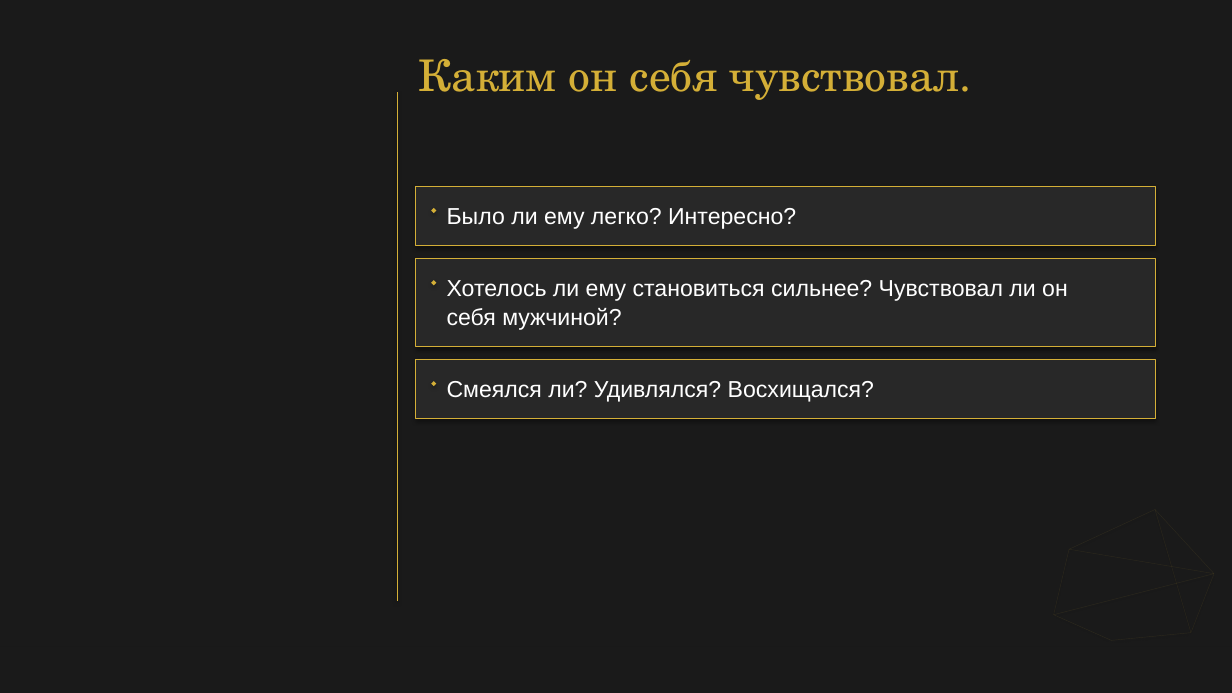
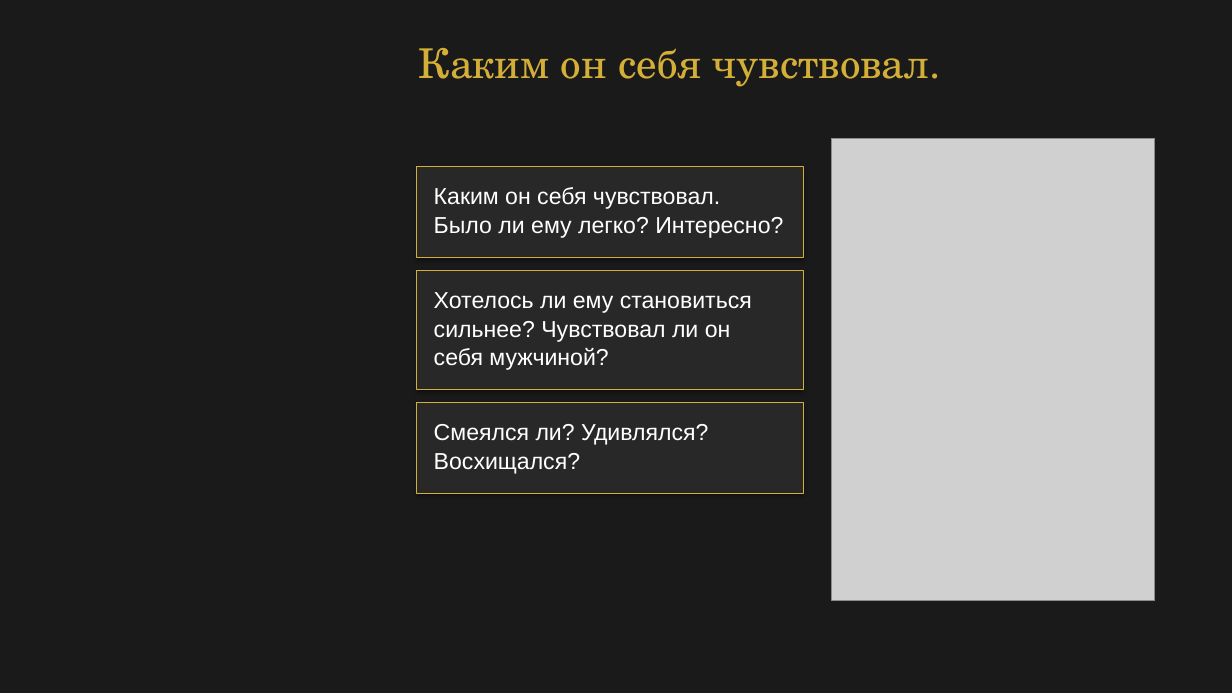
Before and after one commit to babylonofkommod-ai/-, a slide deck: slide 7 of Ваш Кристалл незабываемости.pptx (slide 5 before the commit). Drawn at 1232x693 pixels with LibreOffice and Linux fonts; fonts in the diff are those of the drawing; grey boxes stand for pictures. Boxes give left, top, right and bottom in pixels: in the first picture for what was removed or moved away, otherwise in the second. Text is boxed around its words. In the diff, an @@ line names an element or a change of style, - is before the commit and + after.

```diff
--- a/Ваш Кристалл незабываемости.pptx
+++ b/Ваш Кристалл незабываемости.pptx
@@ text "Каким он себя чувствовал.": place and size @@
-text "Каким он себя чувствовал." at <box>418,59,960,100</box>
+text "Каким он себя чувствовал." at <box>418,48,929,87</box>
@@ text "Каким он себя чувствовал." at <box>418,48,929,87</box>: size 34 to 32 pt; line spacing 42.2pt to 39.7pt @@
@@ line removed from (397, 92) to (397, 601) @@
@@ picture added at <box>832,139,1155,601</box> @@
@@ rectangle: place and size @@
-rectangle at <box>416,186,1155,245</box>
+rectangle at <box>417,167,804,258</box>
@@ text "Каким он себя чувствовал.": place and size @@
-text "Каким он себя чувствовал." at <box>447,208,796,229</box>
+text "Каким он себя чувствовал." at <box>434,187,783,238</box>
@@ diamond removed at <box>432,208,437,213</box> @@
@@ text at <box>434,187,720,209</box>: paragraph added @@
+Каким он себя чувствовал.
@@ text "Хотелось ли ему становиться": place and size @@
-text "Хотелось ли ему становиться" at <box>447,280,1068,330</box>
+text "Хотелось ли ему становиться" at <box>434,292,752,370</box>
@@ rectangle: place and size @@
-rectangle at <box>416,259,1155,347</box>
+rectangle at <box>417,271,804,390</box>
@@ diamond removed at <box>432,280,437,286</box> @@
@@ text at <box>434,292,752,342</box>: text changed @@
-Хотелось ли ему становиться сильнее? Чувствовал ли он
+Хотелось ли ему становиться
+сильнее? Чувствовал ли он
@@ rectangle removed at <box>416,360,1155,419</box> @@
@@ diamond removed at <box>432,381,437,386</box> @@
@@ rectangle added at <box>417,403,804,494</box>, fill #282828, outline #D4AF37 0.5 pt @@
@@ text at <box>434,424,708,474</box>: text changed @@
-Смеялся ли? Удивлялся? Восхищался?
+Смеялся ли? Удивлялся?
+Восхищался?
@@ line removed from (1069, 549) to (1155, 509) @@
@@ line removed from (1155, 509) to (1214, 574) @@
@@ line removed from (1155, 509) to (1191, 633) @@
@@ line removed from (1054, 615) to (1069, 549) @@
@@ line removed from (1069, 549) to (1214, 574) @@
@@ line removed from (1214, 574) to (1054, 615) @@
```
Also in this commit, not shown: 12 other slides changed, 9 slides added, 3 slides removed, 9 other files.
